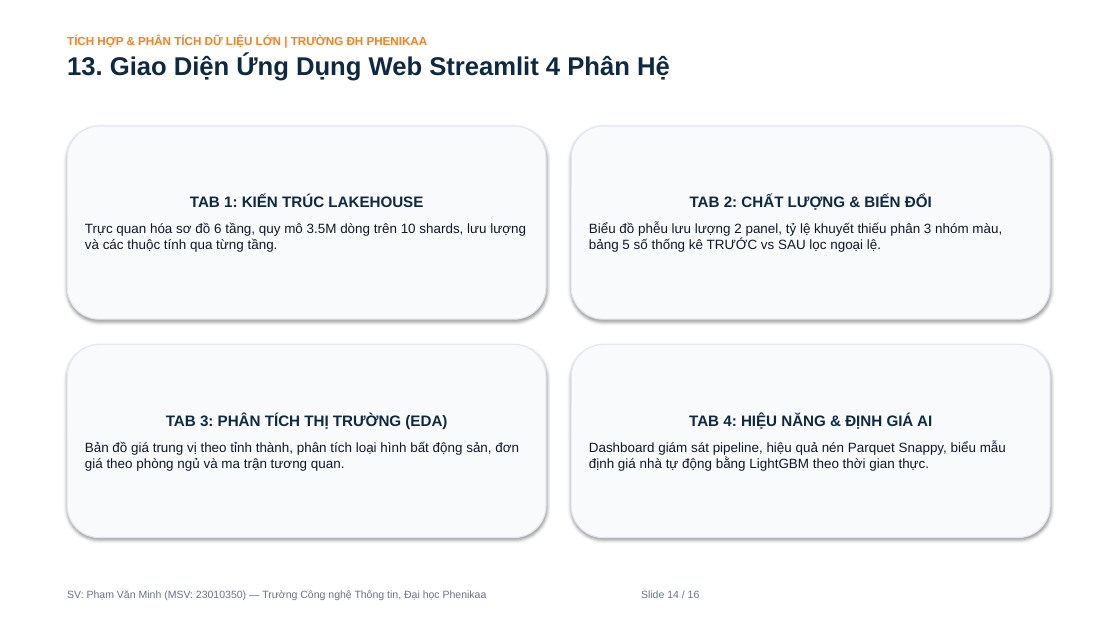
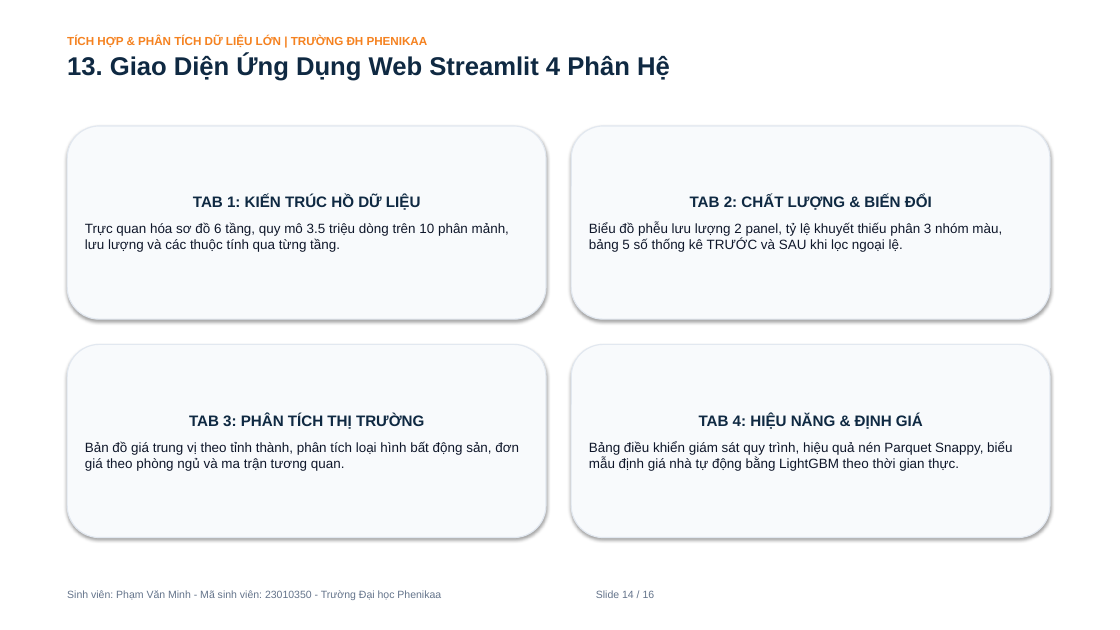
Before and after one commit to PVM-05/House-Prediction, a slide deck: slide 14 of docs/Slide_Bao_Ve_Du_An_House_Prediction.pptx. Drawn at 1120x630 pixels with LibreOffice and Linux fonts; fonts in the diff are those of the drawing. Boxes give left, top, right and bottom in pixels: in the first picture for what was removed or moved away, otherwise in the second. Text is boxed around its words. In the diff, an @@ line names an element or a change of style, - is before the commit and + after.

```diff
--- a/docs/Slide_Bao_Ve_Du_An_House_Prediction.pptx
+++ b/docs/Slide_Bao_Ve_Du_An_House_Prediction.pptx
@@ text in rounded rectangle at [85,195,509,252]: text changed @@
-TAB 1: KIẾN TRÚC LAKEHOUSE
-Trực quan hóa sơ đồ 6 tầng, quy mô 3.5M dòng trên 10 shards, lưu lượng và các thuộc tính qua từng tầng.
+TAB 1: KIẾN TRÚC HỒ DỮ LIỆU
+Trực quan hóa sơ đồ 6 tầng, quy mô 3.5 triệu dòng trên 10 phân mảnh, lưu lượng và các thuộc tính qua từng tầng.
@@ text in rounded rectangle at [589,222,1002,252]: text changed @@
-Biểu đồ phễu lưu lượng 2 panel, tỷ lệ khuyết thiếu phân 3 nhóm màu, bảng 5 số thống kê TRƯỚC vs SAU lọc ngoại lệ.
+Biểu đồ phễu lưu lượng 2 panel, tỷ lệ khuyết thiếu phân 3 nhóm màu, bảng 5 số thống kê TRƯỚC và SAU khi lọc ngoại lệ.
@@ text in rounded rectangle at [189,414,424,429]: text changed @@
-TAB 3: PHÂN TÍCH THỊ TRƯỜNG (EDA)
+TAB 3: PHÂN TÍCH THỊ TRƯỜNG
@@ text in rounded rectangle at [589,414,1012,471]: text changed @@
-TAB 4: HIỆU NĂNG & ĐỊNH GIÁ AI
-Dashboard giám sát pipeline, hiệu quả nén Parquet Snappy, biểu mẫu định giá nhà tự động bằng LightGBM theo thời gian thực.
+TAB 4: HIỆU NĂNG & ĐỊNH GIÁ
+Bảng điều khiển giám sát quy trình, hiệu quả nén Parquet Snappy, biểu mẫu định giá nhà tự động bằng LightGBM theo thời gian thực.
@@ text at [67,590,655,600]: text changed @@
-SV: Phạm Văn Minh (MSV: 23010350) — Trường Công nghệ Thông tin, Đại học Phenikaa Slide 14 / 16
+Sinh viên: Phạm Văn Minh - Mã sinh viên: 23010350 - Trường Đại học Phenikaa Slide 14 / 16
```
Also in this commit, not shown: 15 other slides changed, 19 other files.
